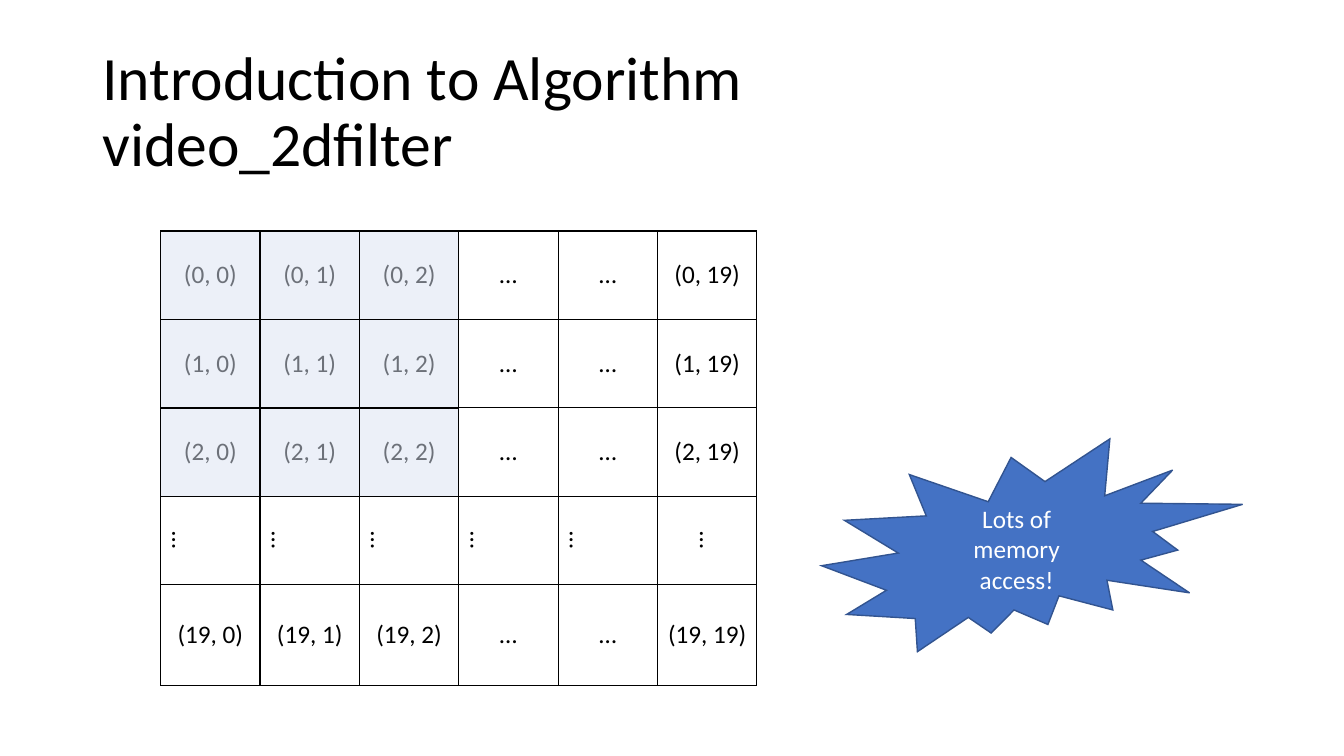
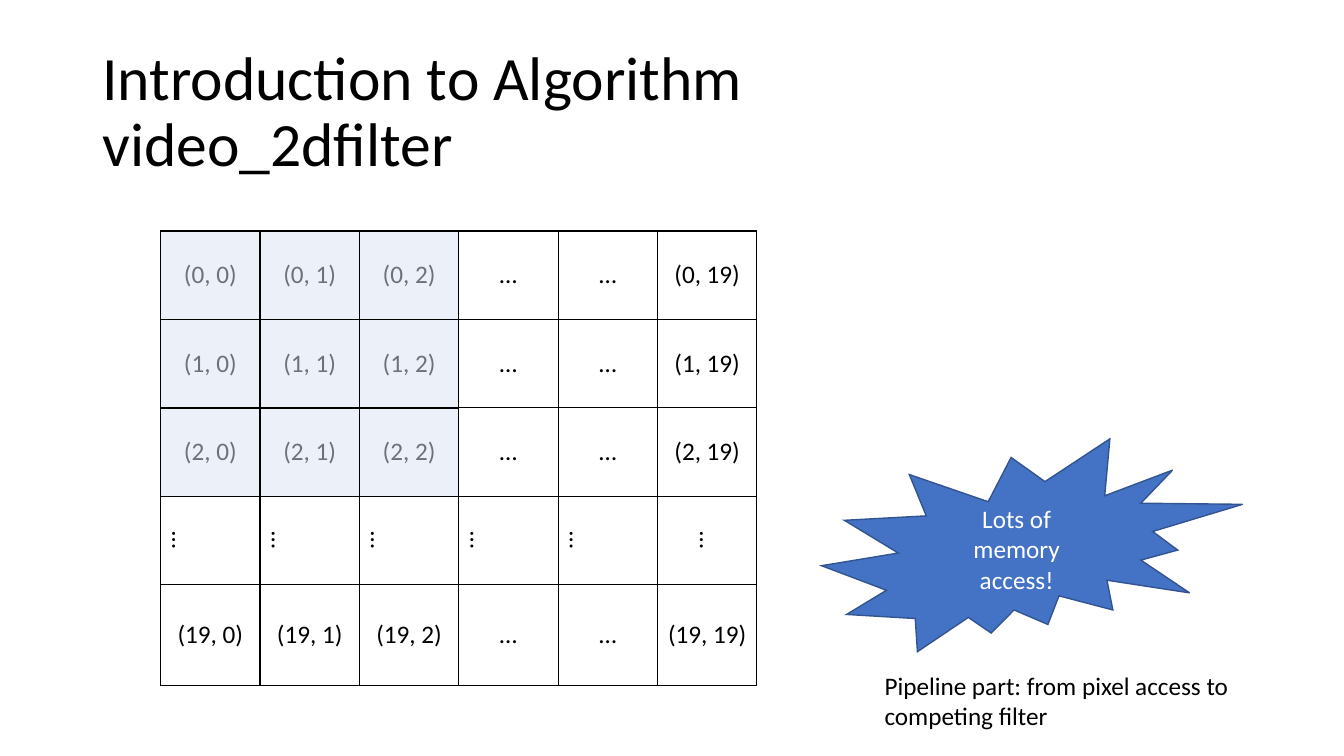
Before and after one commit to EvanLu0815/HLS, a slide deck: slide 6 of LABB_video_processing/110061562_presentation.pptx (slide 5 before the commit). Drawn at 1344x756 pixels with LibreOffice and Linux fonts; fonts in the diff are those of the drawing. Boxes give left, top, right and bottom in pixels: in the first picture for what was removed or moved away, otherwise in the second. Text is boxed around its words. In the diff, an @@ line names an element or a change of style, - is before the commit and + after.

```diff
--- a/LABB_video_processing/110061562_presentation.pptx
+++ b/LABB_video_processing/110061562_presentation.pptx
@@ text added at [885, 677, 1228, 730], 18 pt, text #000000 @@
+Pipeline part: from pixel access to competing filter
```
Also in this commit, not shown: 10 other slides changed, 2 slides added.
